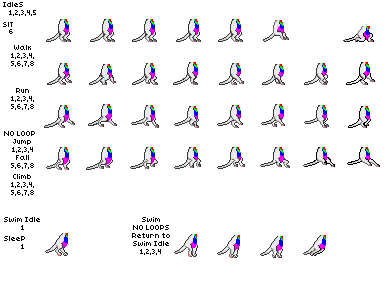
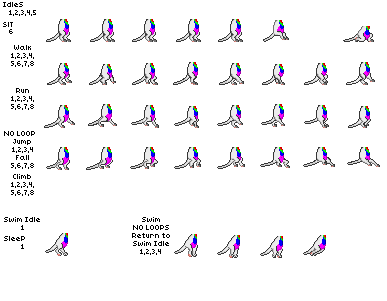
Before/after of a 387 x 301 layered artwork. What changed in the layer stack:
painted on "malebody.png" over bbox(132, 33, 380, 256)
